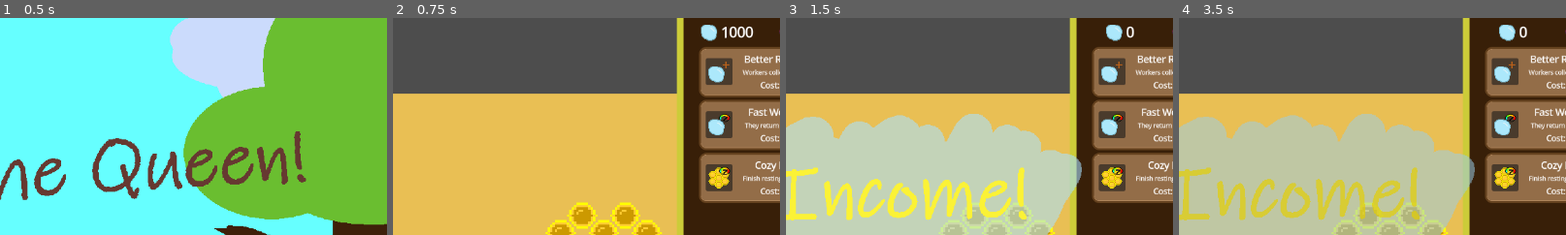
Above: before the commit, frames 1-4 (left to right).
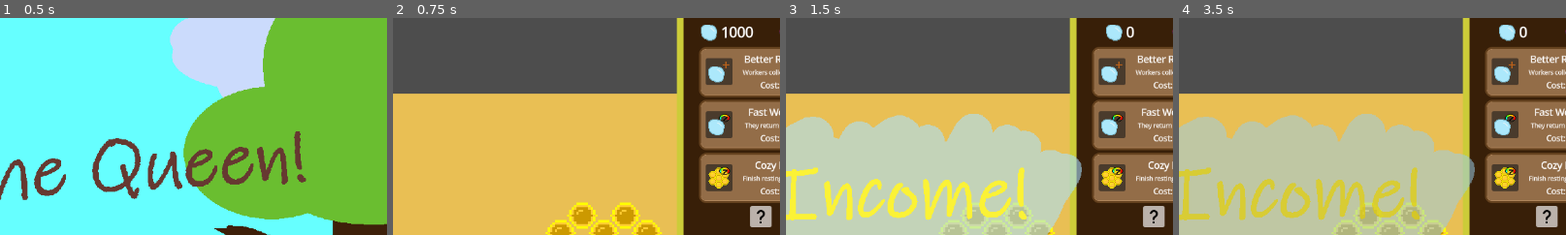
Above: after the commit, the same moments.

Repository: SBSoftwareDev/brainless
Game: Godot game, scene res://src/scenes/menu.tscn
The game is run twice, just before and just after one commit, with the same random seed, the same clock (stepped at 60 frames per second) and the same inputs.
Inputs (mouse positions are % of the whole screen's width and height, from its top left):
- Up to frame 1 (0.5 s): no input
- Up to frame 2 (0.75 s): click "Play" at 0.5 s
- Up to frame 3 (1.5 s): click (84, 70) at 1.25 s
- Up to frame 4 (3.5 s): click (89, 49) at 2.02 s; click (84, 16) at 2.75 s
The pictures show only the part of the screen within x 42-92%, y 4-53%; the shares and areas given below are measured in that part.

Frame 1 is identical in both runs. In frame 2, 0.6% of the frame differs, in the area x 92-98%, y 86-97%; in frame 3, 0.6%; in frame 4, 0.6%.

Commit message:
added help button / menu

Diff:
--- /dev/null
+++ b/assets/img/ui/help-33d300.svg
@@ -0,0 +1 @@
+<svg xmlns="http://www.w3.org/2000/svg" id="mdi-help" viewBox="0 0 24 24"><path d="M10,19H13V22H10V19M12,2C17.35,2.22 19.68,7.62 16.5,11.67C15.67,12.67 14.33,13.33 13.67,14.17C13,15 13,16 13,17H10C10,15.33 10,13.92 10.67,12.92C11.33,11.92 12.67,11.33 13.5,10.67C15.92,8.43 15.32,5.26 12,5A3,3 0 0,0 9,8H6A6,6 0 0,1 12,2Z" /></svg>
--- a/project.godot
+++ b/project.godot
@@ -13,6 +13,7 @@
 config/name="brainless"
 run/main_scene="uid://28t0ginpj7e5"
 config/features=PackedStringArray("4.5", "GL Compatibility")
+config/icon="uid://b23jone4rbjma"
 
 [display]
 
--- a/src/scenes/control.tscn
+++ b/src/scenes/control.tscn
@@ -7,6 +7,7 @@
 [ext_resource type="PackedScene" uid="uid://cwnf6ld0o4bvt" path="res://src/scenes/price_panel.tscn" id="3_n54qu"]
 [ext_resource type="Texture2D" uid="uid://dx4cibiih8nay" path="res://assets/img/ui/cell_upgrade_speed.png" id="4_dmqt0"]
 [ext_resource type="Texture2D" uid="uid://dlknyeiv5bvmo" path="res://assets/img/spritesheet/Icons_0.3.png" id="4_hy5tx"]
+[ext_resource type="Texture2D" uid="uid://dj86boiaqrogf" path="res://assets/img/ui/help-33d300.svg" id="5_dmqt0"]
 
 [sub_resource type="StyleBoxFlat" id="StyleBoxFlat_hy5tx"]
 content_margin_left = 0.0
@@ -37,6 +38,18 @@
 corner_radius_bottom_right = 10
 corner_radius_bottom_left = 10
 
+[sub_resource type="StyleBoxFlat" id="StyleBoxFlat_e62xv"]
+content_margin_left = 4.0
+content_margin_top = 4.0
+content_margin_right = 4.0
+content_margin_bottom = 4.0
+bg_color = Color(1, 1, 1, 0.65882355)
+corner_radius_top_left = 3
+corner_radius_top_right = 3
+corner_radius_bottom_right = 3
+corner_radius_bottom_left = 3
+corner_detail = 5
+
 [sub_resource type="StyleBoxFlat" id="StyleBoxFlat_0rqde"]
 content_margin_left = 4.0
 content_margin_top = 4.0
@@ -72,7 +85,6 @@
 anchor_bottom = 1.0
 grow_horizontal = 2
 grow_vertical = 2
-mouse_filter = 1
 script = ExtResource("1_gp5ph")
 
 [node name="Panel" type="Panel" parent="."]
@@ -316,6 +328,16 @@
 fit_content = true
 horizontal_alignment = 1
 
+[node name="MarginContainer3" type="MarginContainer" parent="Panel/VBoxContainer"]
+layout_mode = 2
+
+[node name="HelpButton" type="Button" parent="Panel/VBoxContainer/MarginContainer3"]
+layout_mode = 2
+size_flags_horizontal = 4
+size_flags_vertical = 4
+theme_override_styles/normal = SubResource("StyleBoxFlat_e62xv")
+icon = ExtResource("5_dmqt0")
+
 [node name="MarginContainer2" type="MarginContainer" parent="Panel/VBoxContainer"]
 layout_mode = 2
 size_flags_vertical = 10
@@ -455,6 +477,7 @@
 [connection signal="pressed" from="Panel/VBoxContainer/RateUpgradePanel/Panel/MarginContainer/HBox/RateUpgradeButton" to="." method="_on_rate_upgrade_button_pressed"]
 [connection signal="pressed" from="Panel/VBoxContainer/SpeedUpgradePanel/Panel/MarginContainer/HBox2/SpeedUpgradeButton" to="." method="_on_speed_upgrade_button_pressed"]
 [connection signal="pressed" from="Panel/VBoxContainer/CellCooldownUpgradePanel3/Panel/MarginContainer/HBox2/CellUpgradeButton" to="." method="_on_cell_upgrade_button_pressed"]
+[connection signal="pressed" from="Panel/VBoxContainer/MarginContainer3/HelpButton" to="." method="_on_help_button_pressed"]
 [connection signal="pressed" from="Panel/VBoxContainer/MarginContainer2/VBoxContainer/HBoxContainer/Button" to="." method="_on_hive_bridge_pressed"]
 [connection signal="pressed" from="Panel/VBoxContainer/MarginContainer2/VBoxContainer/HBoxContainer/Button2" to="." method="_on_royal_jelly_pressed"]
 [connection signal="pressed" from="Panel/VBoxContainer/MarginContainer2/VBoxContainer/HBoxContainer3/Button" to="." method="_on_mega_flora_pressed"]
--- a/src/scenes/game.tscn
+++ b/src/scenes/game.tscn
@@ -1,14 +1,15 @@
-[gd_scene load_steps=11 format=3 uid="uid://4vqtyrbxi32s"]
+[gd_scene load_steps=12 format=3 uid="uid://4vqtyrbxi32s"]
 
 [ext_resource type="Script" uid="uid://b5qquvw15kre8" path="res://src/scripts/economy.gd" id="1_3rtjt"]
 [ext_resource type="Script" uid="uid://o5dwssmffn71" path="res://src/scripts/player_stats.gd" id="2_lcg6w"]
 [ext_resource type="PackedScene" uid="uid://cuxp5sg65mf58" path="res://src/scenes/background.tscn" id="3_flib5"]
-[ext_resource type="PackedScene" uid="uid://n7opqk28yvud" path="res://src/scenes/camera_Complete.tscn" id="3_h2mn8"]
+[ext_resource type="PackedScene" path="res://src/scenes/camera_Complete.tscn" id="3_h2mn8"]
 [ext_resource type="PackedScene" uid="uid://b0jtrhlwf3gct" path="res://src/scenes/bee_hole.tscn" id="4_6e0h8"]
 [ext_resource type="PackedScene" uid="uid://0lht6v7xpbwe" path="res://src/scenes/cell_group.tscn" id="4_gh3at"]
 [ext_resource type="Script" uid="uid://4ol7o4jbvssw" path="res://src/scripts/level.gd" id="4_h2mn8"]
 [ext_resource type="PackedScene" uid="uid://by3idyv3mn488" path="res://src/scenes/control.tscn" id="4_yufto"]
 [ext_resource type="Script" uid="uid://bujvj7kk26sdv" path="res://src/scripts/debug_root.gd" id="7_gh3at"]
+[ext_resource type="PackedScene" uid="uid://3o5hlw4hle4w" path="res://src/scenes/help_menu.tscn" id="8_6e0h8"]
 
 [sub_resource type="StyleBoxFlat" id="StyleBoxFlat_flib5"]
 bg_color = Color(0.41568628, 0.6431373, 0.6745098, 0.6901961)
@@ -71,6 +72,11 @@
 [node name="UIRoot" parent="UILayer" instance=ExtResource("4_yufto")]
 unique_name_in_owner = true
 
+[node name="HelpMenu" parent="UILayer" instance=ExtResource("8_6e0h8")]
+visible = false
+z_index = 5
+mouse_filter = 0
+
 [node name="PauseLayer" type="CanvasLayer" parent="."]
 process_mode = 2
 
--- /dev/null
+++ b/src/scenes/help_menu.tscn
@@ -0,0 +1,112 @@
+[gd_scene load_steps=7 format=3 uid="uid://3o5hlw4hle4w"]
+
+[ext_resource type="Script" uid="uid://civn2ufxkxdul" path="res://src/scripts/help_menu.gd" id="1_oxfjf"]
+[ext_resource type="Texture2D" uid="uid://blllirfjcbq3v" path="res://assets/img/spritesheet/HelpCard.png" id="2_atlst"]
+
+[sub_resource type="StyleBoxFlat" id="StyleBoxFlat_seris"]
+content_margin_left = 4.0
+content_margin_top = 4.0
+content_margin_right = 4.0
+content_margin_bottom = 4.0
+bg_color = Color(0.007843138, 0.28235295, 0.3764706, 0.5176471)
+corner_radius_top_left = 10
+corner_radius_top_right = 10
+corner_radius_bottom_right = 10
+corner_radius_bottom_left = 10
+corner_detail = 5
+
+[sub_resource type="StyleBoxFlat" id="StyleBoxFlat_ioxyh"]
+content_margin_left = 4.0
+content_margin_top = 4.0
+content_margin_right = 4.0
+content_margin_bottom = 4.0
+bg_color = Color(0, 0, 0, 0.6)
+corner_radius_top_left = 10
+corner_radius_top_right = 10
+corner_radius_bottom_right = 10
+corner_radius_bottom_left = 10
+corner_detail = 5
+
+[sub_resource type="StyleBoxFlat" id="StyleBoxFlat_j4w1c"]
+content_margin_left = 4.0
+content_margin_top = 4.0
+content_margin_right = 4.0
+content_margin_bottom = 4.0
+bg_color = Color(0.225, 0.225, 0.225, 0.6)
+corner_radius_top_left = 10
+corner_radius_top_right = 10
+corner_radius_bottom_right = 10
+corner_radius_bottom_left = 10
+corner_detail = 5
+
+[sub_resource type="StyleBoxFlat" id="StyleBoxFlat_wsb1w"]
+content_margin_left = 4.0
+content_margin_top = 4.0
+content_margin_right = 4.0
+content_margin_bottom = 4.0
+bg_color = Color(1, 1, 1, 0.75)
+draw_center = false
+border_width_left = 2
+border_width_top = 2
+border_width_right = 2
+border_width_bottom = 2
+corner_radius_top_left = 10
+corner_radius_top_right = 10
+corner_radius_bottom_right = 10
+corner_radius_bottom_left = 10
+corner_detail = 5
+expand_margin_left = 2.0
+expand_margin_top = 2.0
+expand_margin_right = 2.0
+expand_margin_bottom = 2.0
+
+[node name="HelpMenu" type="Control"]
+layout_mode = 3
+anchors_preset = 15
+anchor_right = 1.0
+anchor_bottom = 1.0
+grow_horizontal = 2
+grow_vertical = 2
+size_flags_horizontal = 6
+size_flags_vertical = 6
+mouse_filter = 1
+script = ExtResource("1_oxfjf")
+
+[node name="TextureRect" type="TextureRect" parent="."]
+layout_mode = 1
+anchors_preset = 15
+anchor_right = 1.0
+anchor_bottom = 1.0
+grow_horizontal = 2
+grow_vertical = 2
+texture = ExtResource("2_atlst")
+expand_mode = 2
+
+[node name="MarginContainer" type="MarginContainer" parent="."]
+layout_mode = 1
+anchors_preset = 7
+anchor_left = 0.5
+anchor_top = 1.0
+anchor_right = 0.5
+anchor_bottom = 1.0
+offset_left = -20.0
+offset_top = -40.0
+offset_right = 20.0
+grow_horizontal = 2
+grow_vertical = 0
+theme_override_constants/margin_bottom = 95
+
+[node name="HBoxContainer" type="HBoxContainer" parent="MarginContainer"]
+layout_mode = 2
+
+[node name="Button" type="Button" parent="MarginContainer/HBoxContainer"]
+z_index = 2
+layout_mode = 2
+theme_override_font_sizes/font_size = 25
+theme_override_styles/normal = SubResource("StyleBoxFlat_seris")
+theme_override_styles/pressed = SubResource("StyleBoxFlat_ioxyh")
+theme_override_styles/hover = SubResource("StyleBoxFlat_j4w1c")
+theme_override_styles/focus = SubResource("StyleBoxFlat_wsb1w")
+text = "Resume"
+
+[connection signal="pressed" from="MarginContainer/HBoxContainer/Button" to="." method="_on_button_pressed"]
--- a/src/scripts/control.gd
+++ b/src/scripts/control.gd
@@ -20,7 +20,7 @@
 @onready var mega_flora_button: Button = $Panel/VBoxContainer/MarginContainer2/VBoxContainer/HBoxContainer3/Button
 @onready var triple_cells_button: Button = $Panel/VBoxContainer/MarginContainer2/VBoxContainer/HBoxContainer3/Button2
 
-
+@onready var help_menu: Control = $"../HelpMenu"
 
 
 
@@ -122,3 +122,7 @@
 		get_parent().add_child(splash_scene)
 		triple_cells_button.disabled = true
 		triple_cells_button.focus_mode = Control.FOCUS_NONE
+
+
+func _on_help_button_pressed() -> void:
+	help_menu.visible = true
--- /dev/null
+++ b/src/scripts/help_menu.gd
@@ -0,0 +1,6 @@
+extends Control
+
+@onready var help_menu: Control = $"."
+
+func _on_button_pressed() -> void:
+	help_menu.visible = false
Binary file added: assets/img/spritesheet/HelpCard.png
Not shown, added: assets/img/spritesheet/HelpCard.png.import
Not shown, added: assets/img/ui/help-33d300.svg.import
Not shown: 1 places in src/scenes/control.tscn that only renumber resources
Not shown, added: src/scripts/help_menu.gd.uid
